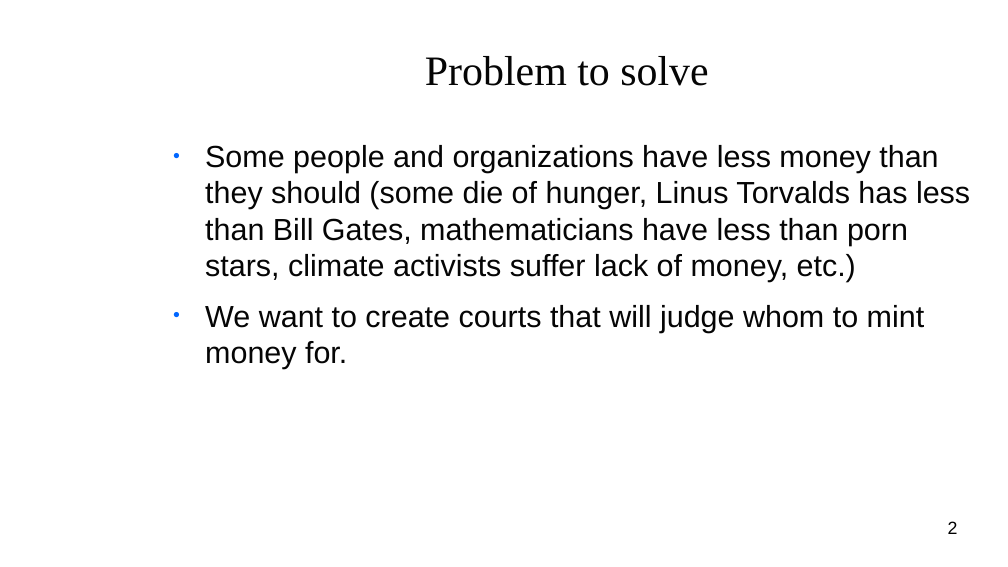
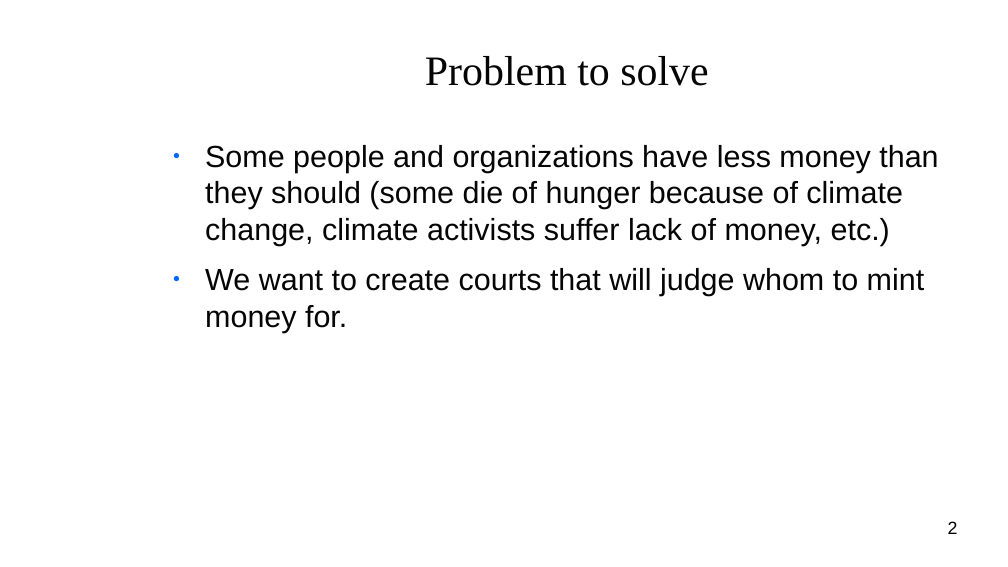
Before and after one commit to vporton/courts, a slide deck: slide 2 of deliverables/pitch-deck.odp. Drawn at 1008x567 pixels with LibreOffice and Linux fonts; fonts in the diff are those of the drawing; background and template pictures are left out. Boxes give left, top, right and bottom in pixels: in the first picture for what was removed or moved away, otherwise in the second. Text is boxed around its words. In the diff, an @@ line names an element or a change of style, - is before the commit and + after.

Commit message:
deliverabled more focused on climate change

```diff
--- a/deliverables/pitch-deck.odp
+++ b/deliverables/pitch-deck.odp
@@ text at (205,145,938,246): text changed @@
-● Some people and organizations have less money than they should (some die of hunger, Linus Torvalds has less than Bill Gates, mathematicians have less than porn stars, climate activists suffer lack of money, etc.)
+● Some people and organizations have less money than they should (some die of hunger because of climate change, climate activists suffer lack of money, etc.)
```
Also in this commit, not shown: 2 other slides changed, 1 other file.
